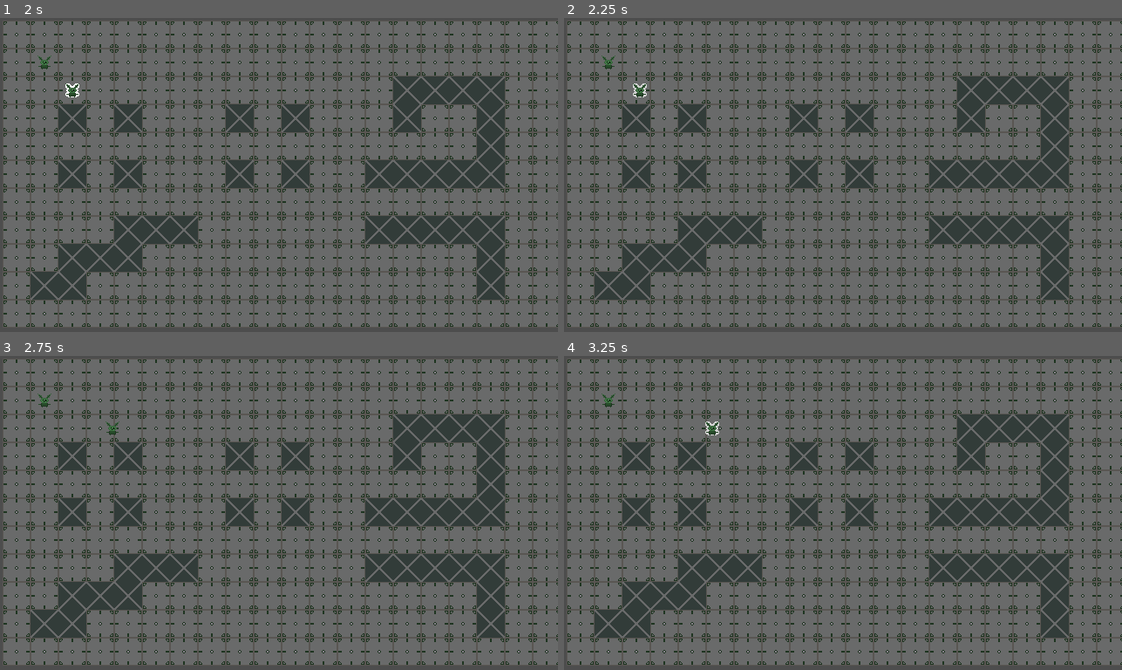
Above: before the commit, frames 1-4 (two rows, left to right).
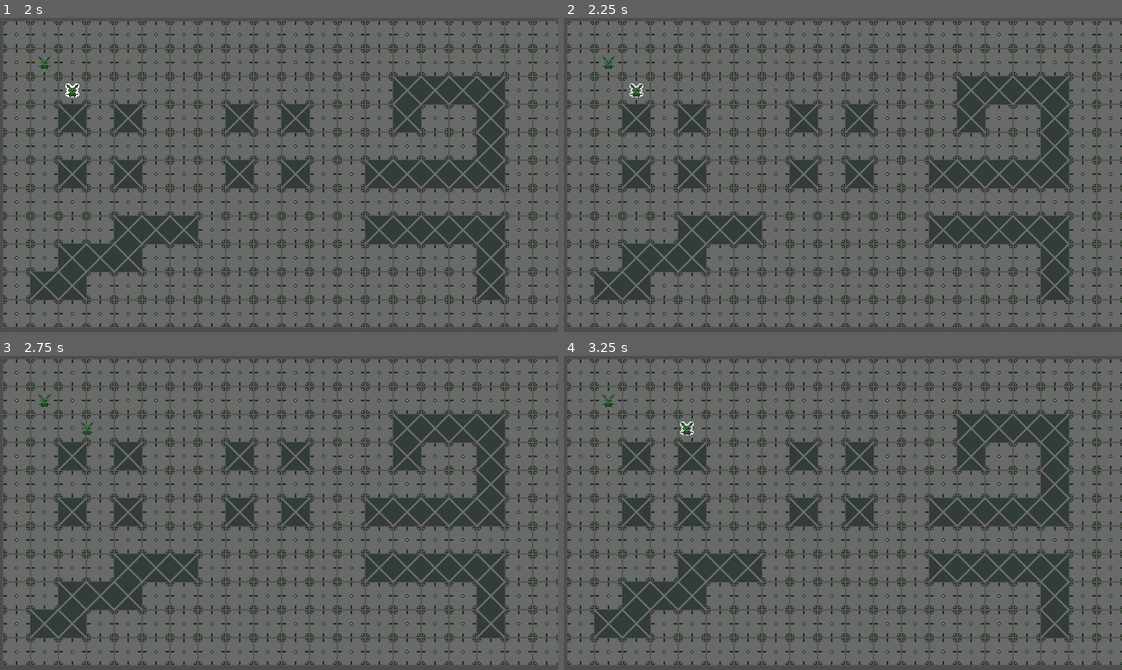
Above: after the commit, the same moments.

Repository: FVT34U/grinding_rooms
Game: Godot game, scene res://world/map_test_01.tscn
The game is run twice, just before and just after one commit, with the same random seed, the same clock (stepped at 60 frames per second) and the same inputs.
Inputs (mouse positions are in pixels of both pictures, inside the frame that each line leads up to):
- Up to frame 1 (2 s): tap Enter at 0.5 s; move the mouse to (44, 58) at 0.52 s; press the mouse at (44, 58) at 0.53 s; tap Space at 1.25 s; move the mouse to (66, 87) at 1.27 s; release the mouse at (66, 87) at 1.28 s; right-click (66, 87) at 1.35 s; click (66, 87) at 1.42 s
- Up to frame 2 (2.25 s): tap Enter at 2 s; move the mouse to (898, 105) at 2.02 s; hold Tab (tab) from 2.03 s (still down); click (898, 105) at 2.17 s
- Up to frame 3 (2.75 s): keep holding Tab (tab)
- Up to frame 4 (3.25 s): move the mouse to (815, 575) at 2.77 s; release Tab (tab) at 2.78 s; click (815, 575) at 2.85 s

Frame 1 is identical in both runs. In frame 2, 0.1% of the frame differs, in the area x 11-15%, y 20-26%; in frame 3, 0.1%; in frame 4, 0.2%, in the area x 20-28%, y 20-26%.

Commit message:
lerping speed on pawn movement, need fixes

Diff:
--- a/pawns/pawn.gd
+++ b/pawns/pawn.gd
@@ -4,16 +4,25 @@
 @export var pawn_team = PawnManager.Team.RED
 
 @onready var team_manager: PawnManager = get_parent()
+
 @onready var sprite: Sprite2D = $Sprite2D
 
 @export var speed: float = 5000.0
+@export var acceleration: float = 2.0
+
+var speed_ratio: float = 0.0
+
 var is_moving: bool = false
+
+var path_length: int = 0
 
 var _path: Array[Vector2i] = []
 var path: Array[Vector2i]:
 	set(value):
-		if value.size() >= 2:
+		path_length = value.size()
+		if path_length >= 2:
 			_path = value
+			#_path.pop_front()
 			is_moving = true
 		else: print("Warning: Path must contain at least 2 points")
 	get: return _path
@@ -24,19 +33,37 @@
 
 
 func _get_path_next_point() -> Vector2i:
-	if Vector2i(position.round()) == path[0]:
-		return path.pop_front()
-	return path[0]
+	#print((position - Vector2(_path[0])).length())
+	if (position - Vector2(_path[0])).length() <= 2.0:
+		return _path.pop_front()
+	return _path[0]
 
 
 func _get_moving_direction() -> Vector2:
-	if path.is_empty():
+	if _path.is_empty():
 		is_moving = false
+		path_length = 0
+		speed_ratio = 0.0
 		return Vector2.ZERO
 	return position.direction_to(_get_path_next_point())
 
 
+## Returns 1 if traveled path less than half of entire length, -1 otherwise
+func _get_traveled_path_sign():
+	var sign = -1.0 if _path.size() <= 1 else 1.0
+	return sign
+
+
 func _physics_process(delta: float) -> void:
 	if is_moving:
-		velocity = _get_moving_direction() * speed * delta
+		speed_ratio = clampf(
+			speed_ratio + _get_traveled_path_sign() * acceleration * delta, 0.0, 1.0
+		)
+
+		var eased_ratio = ease(speed_ratio, 3.0)
+		print(eased_ratio)
+		var cur_speed = lerp(0.0, speed, eased_ratio)
+
+		velocity = _get_moving_direction() * cur_speed * delta
+
 		move_and_slide()
